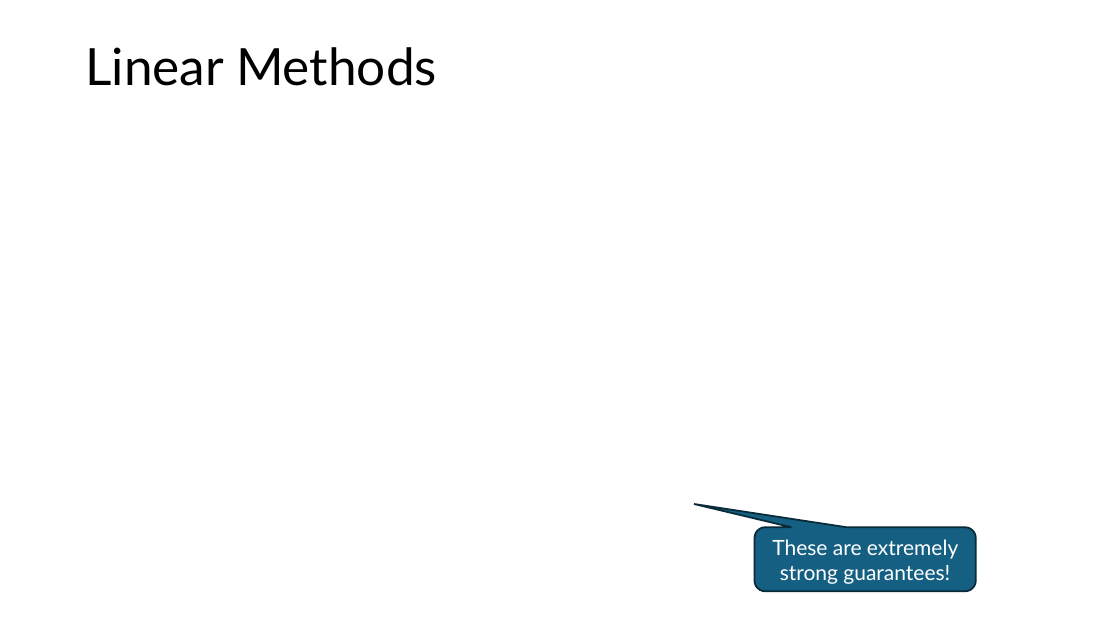
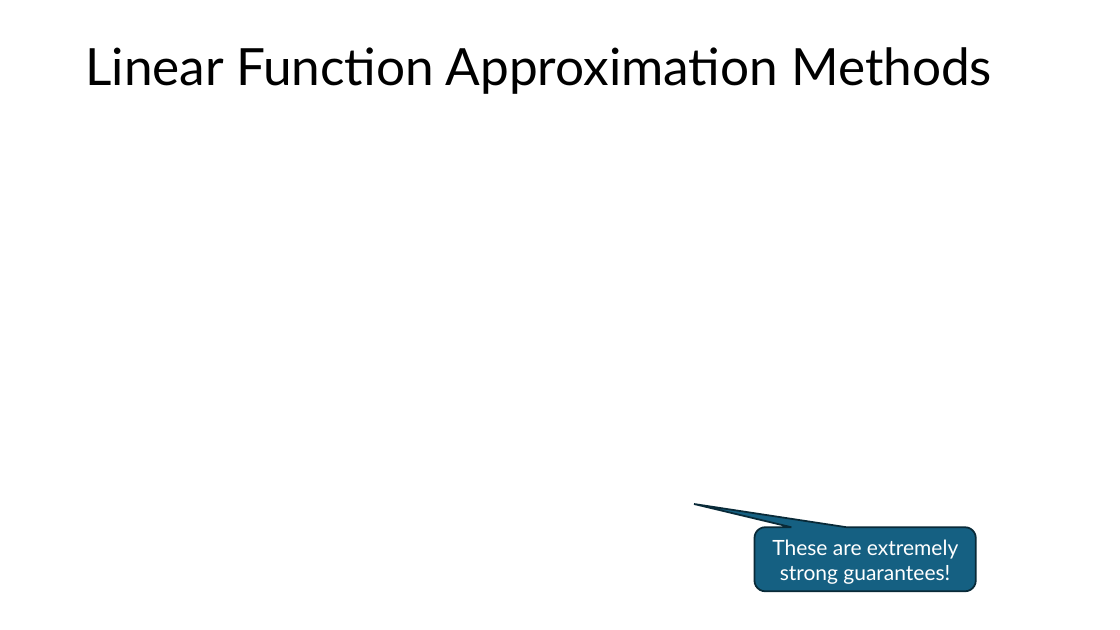
Before and after one commit to mhahsler/Introduction_to_Reinforcement_Learning, a slide deck: slide 21 of slides/Lecture_Chapter09.pptx (slide 20 before the commit). Drawn at 1120x630 pixels with LibreOffice and Linux fonts; fonts in the diff are those of the drawing; grey boxes stand for pictures. Boxes give left, top, right and bottom in pixels: in the first picture for what was removed or moved away, otherwise in the second. Text is boxed around its words. In the diff, an @@ line names an element or a change of style, - is before the commit and + after.

```diff
--- a/slides/Lecture_Chapter09.pptx
+++ b/slides/Lecture_Chapter09.pptx
@@ title at bbox=[85, 47, 992, 94]: text changed @@
-Linear Methods
+Linear Function Approximation Methods
```
Also in this commit, not shown: 11 other slides changed, 2 slides added, 3 other files.
